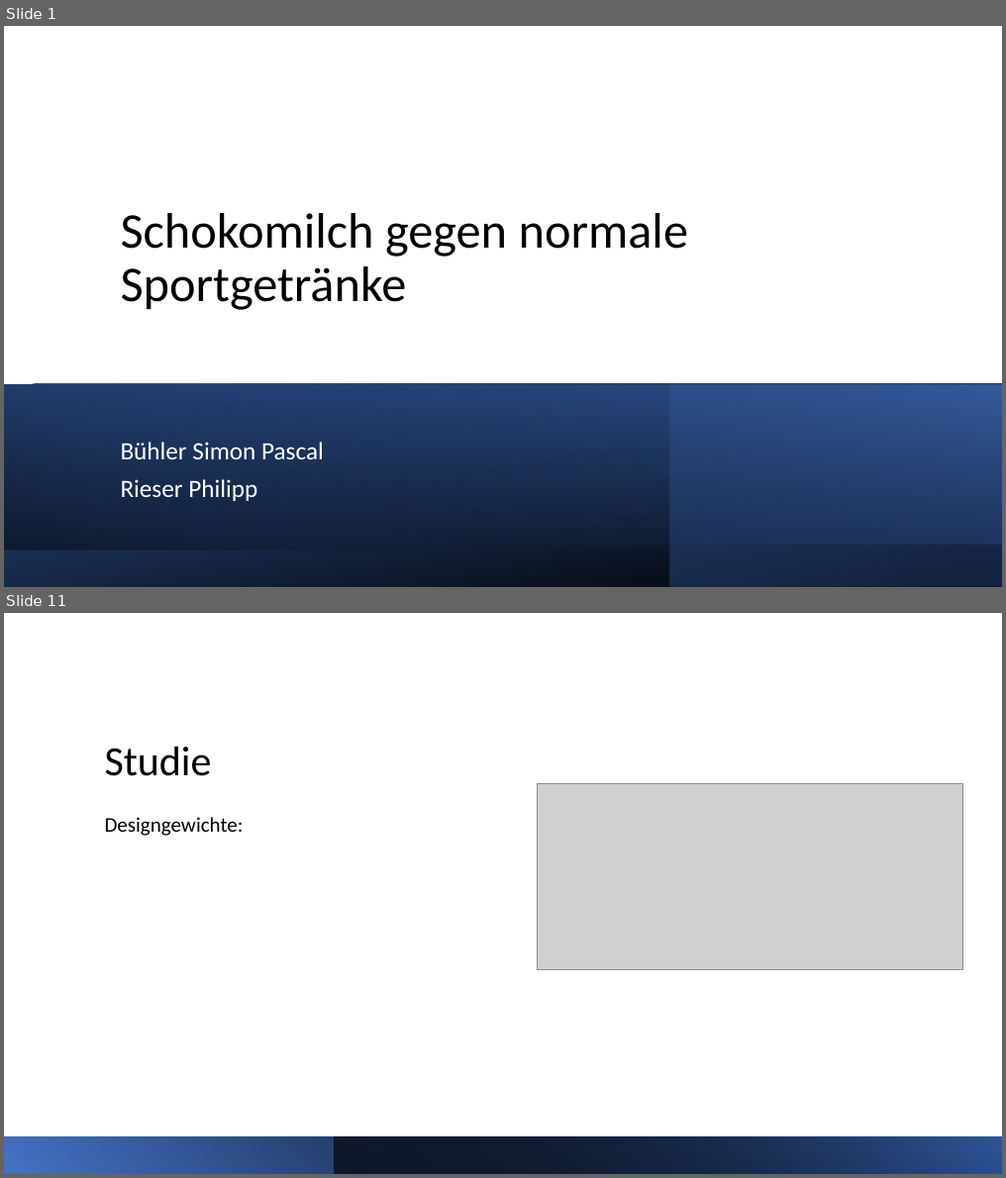
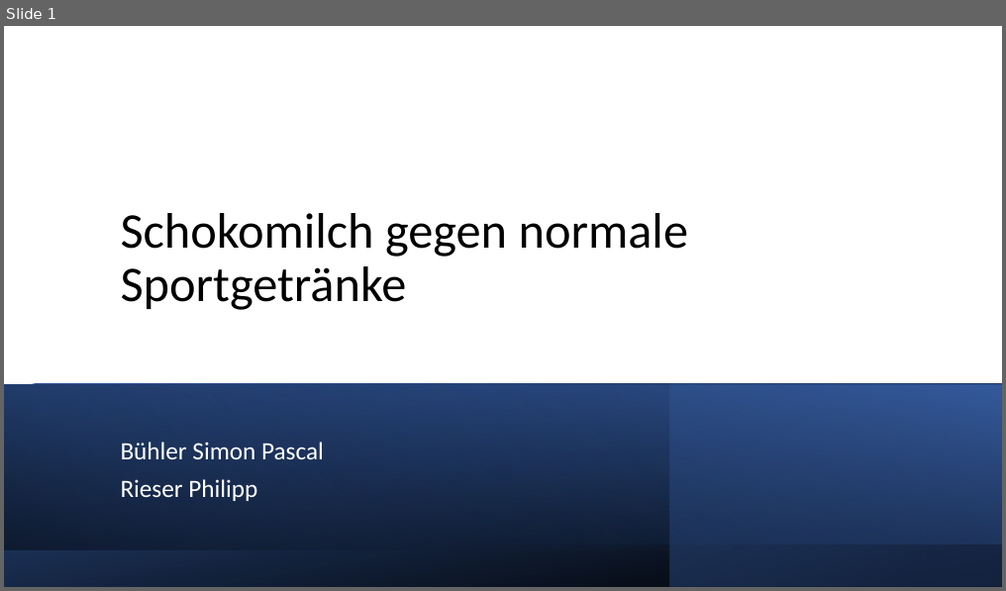
Before and after one commit to buehlpa/ChocolateMilkStudy, a slide deck: pp.pptx. Shown one above the other, each under a label of ours: slides 1 and 11 before the commit, slide 1 after it; the slides between them are not shown. The pictures are 1006x1178 and 1006x591 pixels, drawn with LibreOffice and Linux fonts; fonts in the diff are those of the drawing; grey boxes stand for pictures. Boxes give left, top, right and bottom in pixels: in the first picture for what was removed or moved away, otherwise in the second. Text is boxed around its words. In the diff, an @@ line names an element or a change of style, - is before the commit and + after.

```diff
--- a/pp.pptx
+++ b/pp.pptx
@@ slide 11 removed at [4, 613, 1002, 1174], background #FFFFFF @@
@@ title removed at [105, 747, 212, 776] @@
-Studie
@@ picture removed at [537, 783, 963, 970] @@
@@ text removed at [105, 817, 244, 836] @@
-Designgewichte:
@@ rectangle removed at [4, 1137, 1002, 1174] @@
@@ rectangle removed at [335, 1137, 1002, 1174] @@
```
Also in this commit, not shown: 8 slides changed, 8 slides added, 3 other slides removed, 5 other files.
